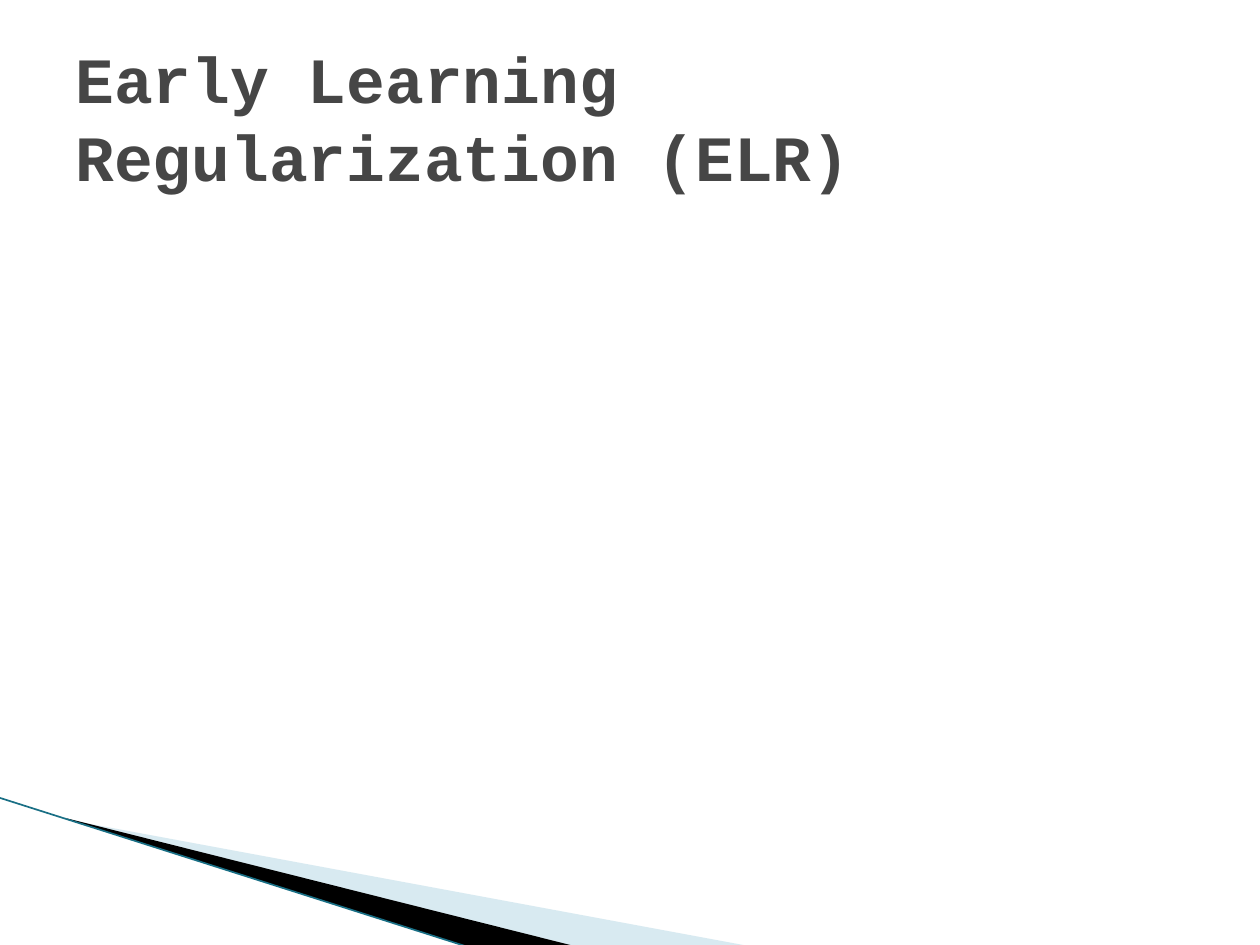
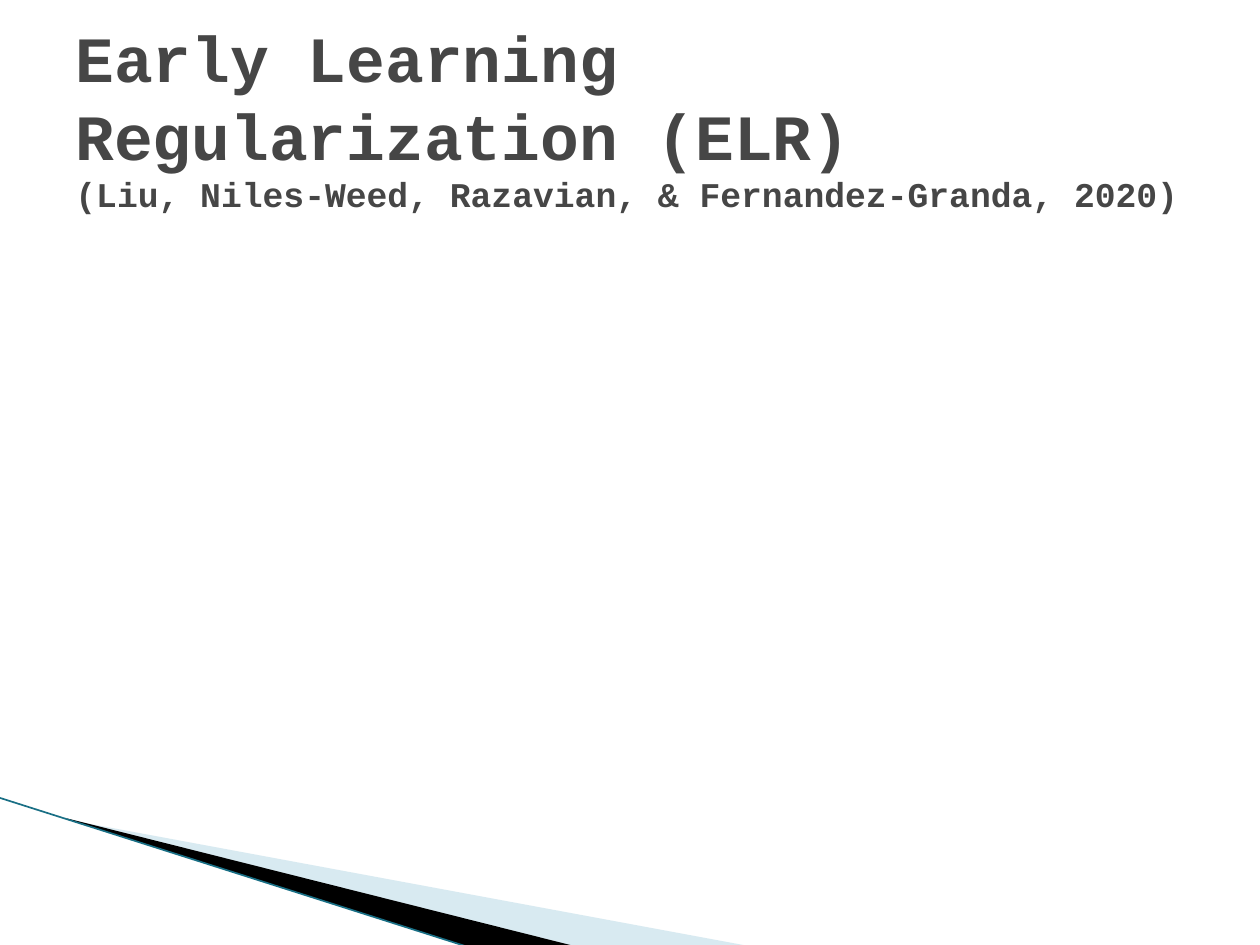
Before and after one commit to huangkaiyikatherine/nexperia, a slide deck: slide 9 of Recent Works on Noisy Labels Robustness.pptx. Drawn at 1260x945 pixels with LibreOffice and Linux fonts; fonts in the diff are those of the drawing; grey boxes stand for pictures; background and template pictures are left out. Boxes give left, top, right and bottom in pixels: in the first picture for what was removed or moved away, otherwise in the second. Text is boxed around its words. In the diff, an @@ line names an element or a change of style, - is before the commit and + after.

```diff
--- a/Recent Works on Noisy Labels Robustness.pptx
+++ b/Recent Works on Noisy Labels Robustness.pptx
@@ title at bbox=[75, 36, 1178, 214]: text changed; size 36.9 to 19.8 pt @@
-Early Learning Regularization (ELR)
+Early Learning Regularization (ELR)
+(Liu, Niles-Weed, Razavian, & Fernandez-Granda, 2020)
```
Also in this commit, not shown: 9 other slides changed.
